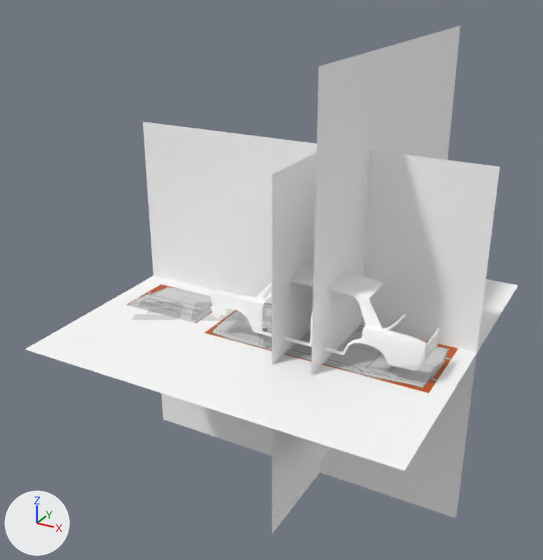
The Blender file vlabs2/vl.vlabs.com.ua/models/VAZ2106/VAZ2106.blend: old version first, new version second.
The view is the same before and after, from a 50 mm camera at (1.69, -3.32, 1.44) aimed at (-0.19, 0.1, -0.27). Every picture has the same lights, and +X, +Y and +Z are marked at lower left.
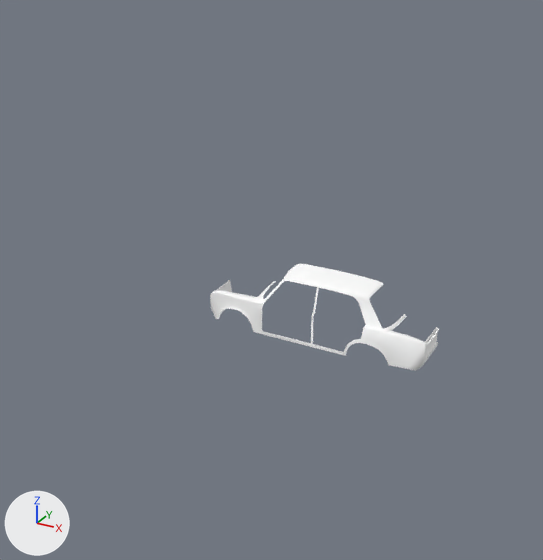
Commit message: VLabs2: VAZ2106 model

Location of each change, [x1, y1, x2, y2] in pixels of the pictures (543 x 560 px; the box of a moved part takes in the faces that stretch with it):
'Plane.003', hidden
    before: [143, 122, 500, 518]
'Plane.001', hidden
    before: [25, 276, 518, 471]
'Plane.002', hidden
    before: [309, 26, 460, 475]
'Plane.004', hidden
    before: [272, 152, 320, 534]
part 1 of me_plane, moved or reshaped
    before: [262, 272, 439, 371]
    after: [262, 270, 439, 371]
part 2 of me_plane, moved or reshaped
    before: [210, 285, 270, 334]
    after: [210, 280, 270, 334]

Diff of the bpy script that builds the scene:
```diff
--- a/vlabs2/vl.vlabs.com.ua/models/VAZ2106/VAZ2106.blend.py
+++ b/vlabs2/vl.vlabs.com.ua/models/VAZ2106/VAZ2106.blend.py
@@ me_plane @@
 # used by ob_plane; location = (0.0, 0.0, 0.0)
-me_plane.from_pydata(...)  # 472 vertices, 407 faces; spans x -0.298..0.865, y -0.415..-0.179, z -0.323..0.0
+me_plane.from_pydata(...)  # 479 vertices, 410 faces; spans x -0.298..0.865, y -0.415..-0.179, z -0.323..0.0
+# me_plane part 1
+# 36 vertices are removed from x 0.483..0.853, y -0.414..-0.362, z -0.318..-0.172
+# 54 faces are deleted
+# 7 vertices in x 0.44, y -0.357..-0.179, z -0.028..-0.003 move by (-0.024, 0.0, 0.0)
+# 7 vertices in x 0.48, y -0.357..-0.179, z -0.03..-0.005 move by (-0.007, 0.0, 0.0)
+# 3 vertices in x 0.319..0.322, y -0.407..-0.358, z -0.323..-0.025 move by (-0.004, 0.0, 0.0)
+# 3 vertices in x 0.301, y -0.401..-0.386, z -0.3..-0.147 move by (0.003, 0.0, 0.0)
+# 3 vertices in x 0.316, y -0.4..-0.386, z -0.3..-0.147 move by (-0.002, 0.0, 0.0)
+# 33 vertices move from x 0.298..0.851, y -0.413..-0.357, z -0.323..-0.025 to x 0.302..0.838, y -0.413..-0.356, z -0.323..-0.025
+# 33 vertices are added at x 0.543..0.865, y -0.414..-0.179, z -0.321..-0.163
+# 47 new faces join them, smooth
+# me_plane part 2
+# 11 vertices are removed from x -0.291..-0.099, y -0.411..-0.273, z -0.312..-0.17
+# 29 faces are deleted
+# 4 vertices in x -0.039..-0.023, y -0.352..-0.179, z -0.152..-0.148 move by (0.006, 0.0, 0.0)
+# 3 vertices in x -0.238..-0.03, y -0.397..-0.355, z -0.171..-0.152 move by (0.004, 0.0, 0.0)
+# 22 vertices move from x -0.209..-0.003, y -0.414..-0.246, z -0.322..-0.142 to x -0.209..-0.005, y -0.414..-0.24, z -0.322..-0.142
+# 21 vertices are added at x -0.292..-0.101, y -0.413..-0.179, z -0.311..-0.17
+# 36 new faces join them, smooth
+# 3 new faces join them
 me_plane.materials.append(mat_material)
@@ ob_plane_004 @@
 ob_plane_004.rotation_euler = (1.571, 0.0, 1.571)  # degrees (90, 0, 90)
+ob_plane_004.hide_viewport = True
@@ ob_plane_003 @@
 ob_plane_003.rotation_euler = (1.571, 0.0, 0.0)  # degrees (90, 0, 0)
+ob_plane_003.hide_viewport = True
@@ ob_plane_002 @@
 ob_plane_002.rotation_euler = (1.571, 0.0, 1.571)  # degrees (90, 0, 90)
+ob_plane_002.hide_viewport = True
@@ ob_plane_001 @@
 ob_plane_001.location = (0.0, 0.0, -0.398)
+ob_plane_001.hide_viewport = True
```
